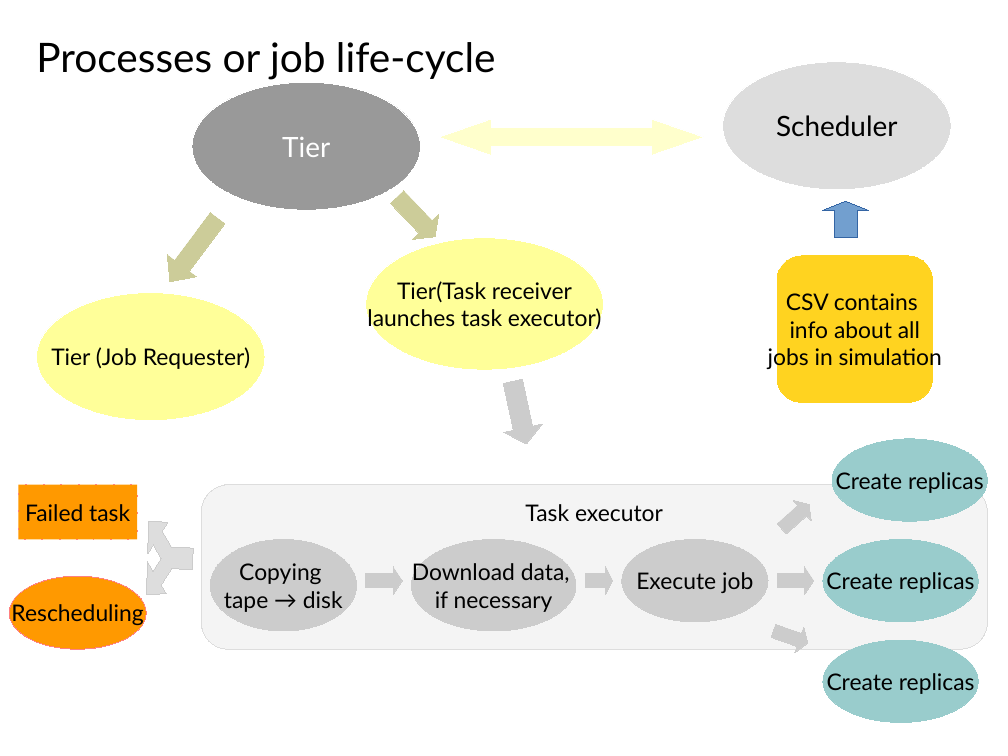
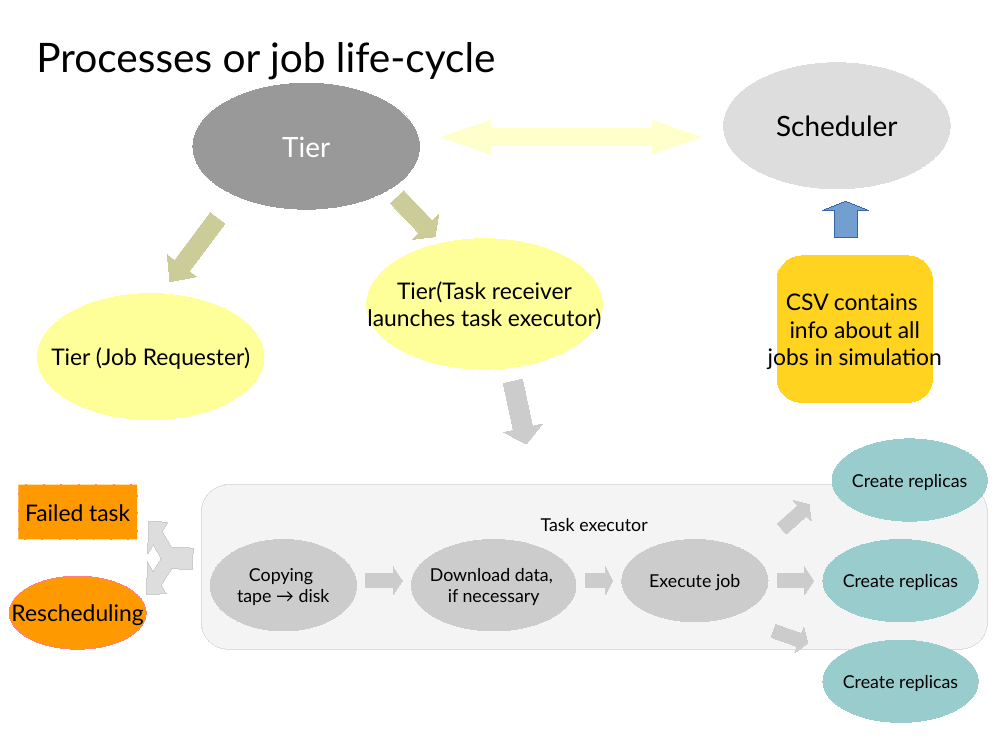
Before and after one commit to skygrid/grid_simulation, a slide deck: slide 12 of results/work.odp. Drawn at 1008x756 pixels with LibreOffice and Linux fonts; fonts in the diff are those of the drawing. Boxes give left, top, right and bottom in pixels: in the first picture for what was removed or moved away, otherwise in the second. Text is boxed around its words. In the diff, an @@ line names an element or a change of style, - is before the commit and + after.

```diff
--- a/results/work.odp
+++ b/results/work.odp
@@ size 18 to 14 pt in 7 elements at bbox=[201, 485, 988, 649], bbox=[823, 540, 979, 622], bbox=[622, 540, 768, 622], bbox=[412, 540, 576, 631], bbox=[210, 540, 357, 631], bbox=[823, 640, 979, 723], bbox=[832, 439, 988, 521] @@
```
Also in this commit, not shown: 8 other slides changed, 1 slide added, 1 other file.
